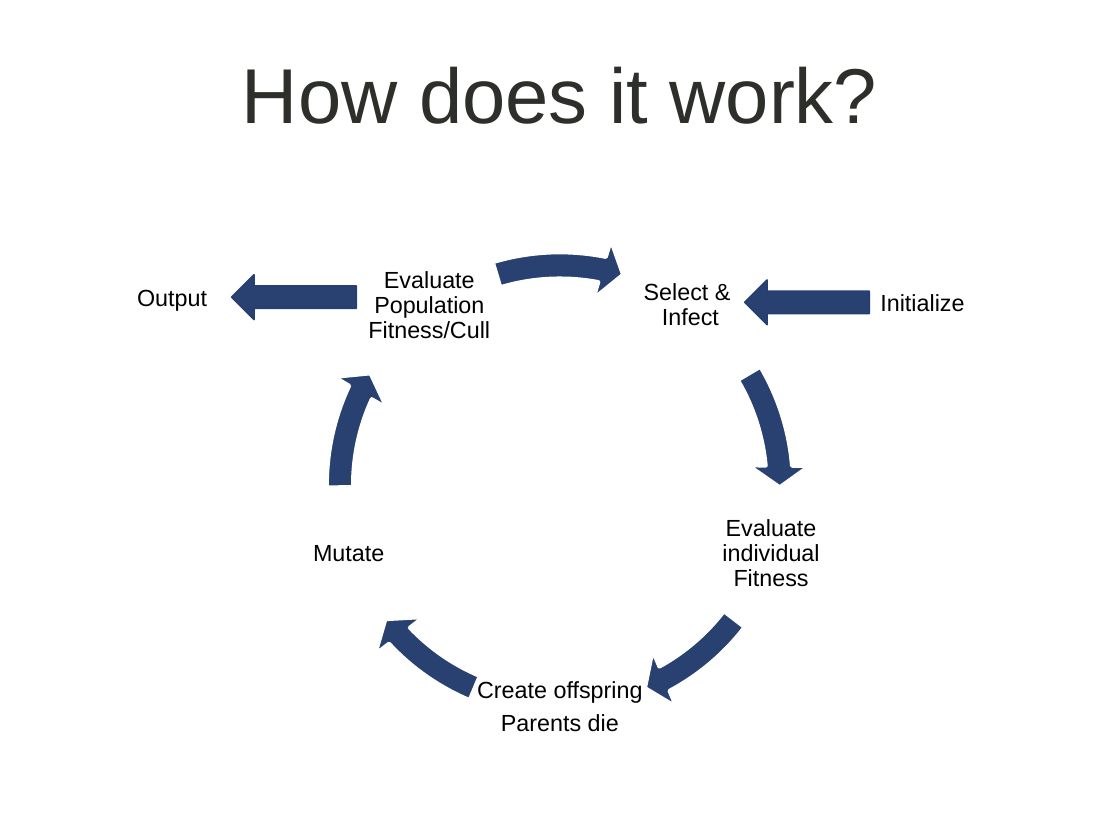
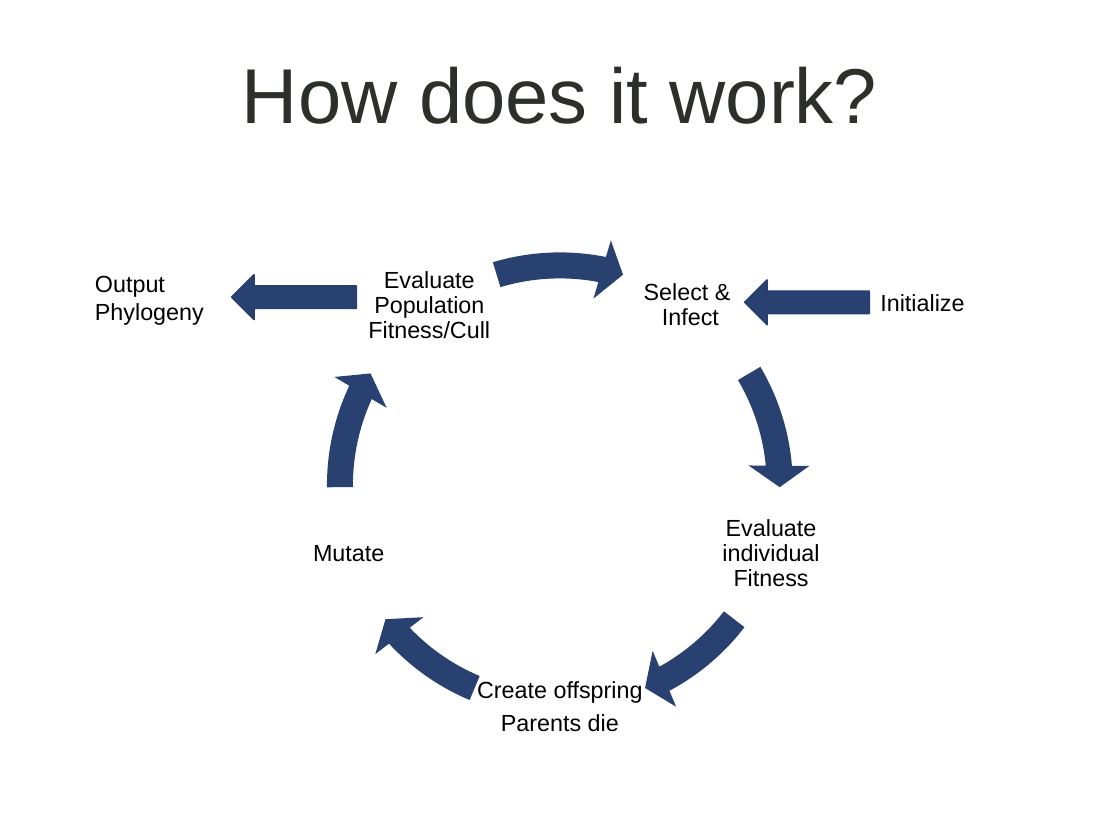
Before and after one commit to shankl/EvoComp_FinalProject, a slide deck: slide 15 of presentation.pptx. Drawn at 1120x840 pixels with LibreOffice and Linux fonts; fonts in the diff are those of the drawing; background and template pictures are left out. Boxes give left, top, right and bottom in pixels: in the first picture for what was removed or moved away, otherwise in the second. Text is boxed around its words. In the diff, an @@ line names an element or a change of style, - is before the commit and + after.

```diff
--- a/presentation.pptx
+++ b/presentation.pptx
@@ outline #FFFFFF 2.5 pt to none in 5 elements at box(309, 235, 810, 736), box(309, 235, 810, 736), box(309, 235, 810, 736), box(309, 235, 810, 736), box(309, 235, 810, 736) @@
@@ text at box(95, 275, 204, 325): text changed @@
-Output
+Output Phylogeny
```
Also in this commit, not shown: 1 other slide changed, 1 other file.
